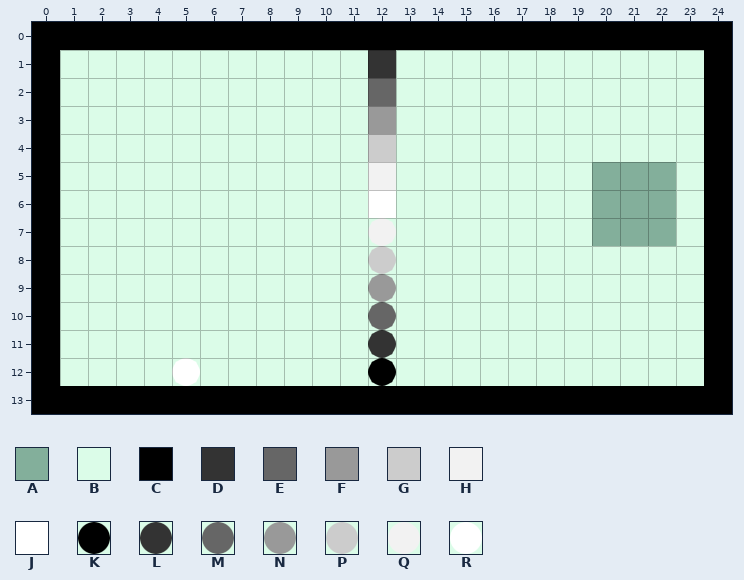
Two states of a Tiled map, res/tilemaps/synth1.tmx. Above, as it was before the edit.
Cells are 32x32 px. Shown: x 0..24, y 0..13.
Key: from "foreground2": A 0, B 1, C 18, D 19, E 20, F 21, G 22, H 23, J 24, K 36, L 37, M 38, N 39, P 40, Q 41, R 42.
_ is an empty cell.
Layer "physics" before, first column x 0:
 0 CCCCCCCCCCCCCCCCCCCCCCCCC
 1 CBBBBBBBBBBBDBBBBBBBBBBBC
 2 CBBBBBBBBBBBEBBBBBBBBBBBC
 3 CBBBBBBBBBBBFBBBBBBBBBBBC
 4 CBBBBBBBBBBBGBBBBBBBBBBBC
 5 CBBBBBBBBBBBHBBBBBBBAAABC
 6 CBBBBBBBBBBBJBBBBBBBAAABC
 7 CBBBBBBBBBBBQBBBBBBBAAABC
 8 CBBBBBBBBBBBPBBBBBBBBBBBC
 9 CBBBBBBBBBBBNBBBBBBBBBBBC
10 CBBBBBBBBBBBMBBBBBBBBBBBC
11 CBBBBBBBBBBBLBBBBBBBBBBBC
12 CBBBBRBBBBBBKBBBBBBBBBBBC
13 CCCCCCCCCCCCCCCCCCCCCCCCC
The same view after the edit:
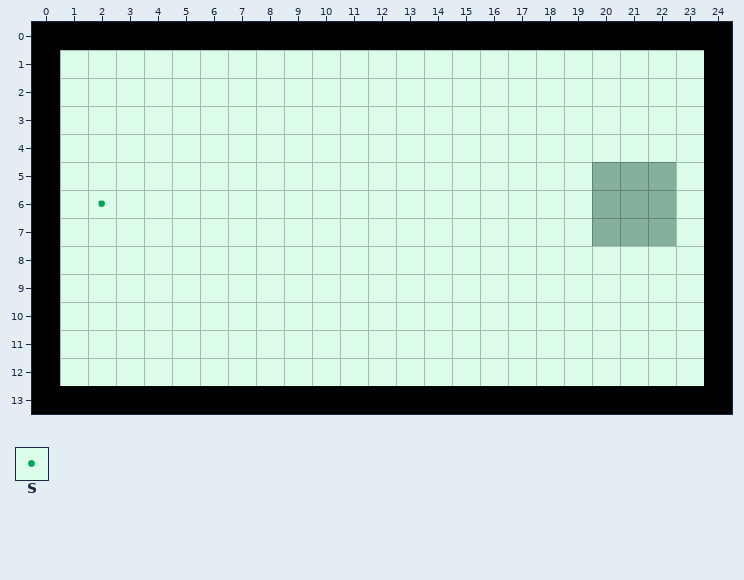
Further tiles: from "foreground2": S 2 "dirt".
Diff:
{"where": "layer \"physics\""}
{"y":1,"x":12,"old":"D","new":"B"}
{"y":2,"x":12,"old":"E","new":"B"}
{"y":3,"x":12,"old":"F","new":"B"}
{"y":4,"x":12,"old":"G","new":"B"}
{"y":5,"x":12,"old":"H","new":"B"}
{"y":6,"x":2,"old":"B","new":"S"}
{"y":6,"x":12,"old":"J","new":"B"}
{"y":7,"x":12,"old":"Q","new":"B"}
{"y":8,"x":12,"old":"P","new":"B"}
{"y":9,"x":12,"old":"N","new":"B"}
{"y":10,"x":12,"old":"M","new":"B"}
{"y":11,"x":12,"old":"L","new":"B"}
{"y":12,"x":5,"old":"R","new":"B"}
{"y":12,"x":12,"old":"K","new":"B"}
